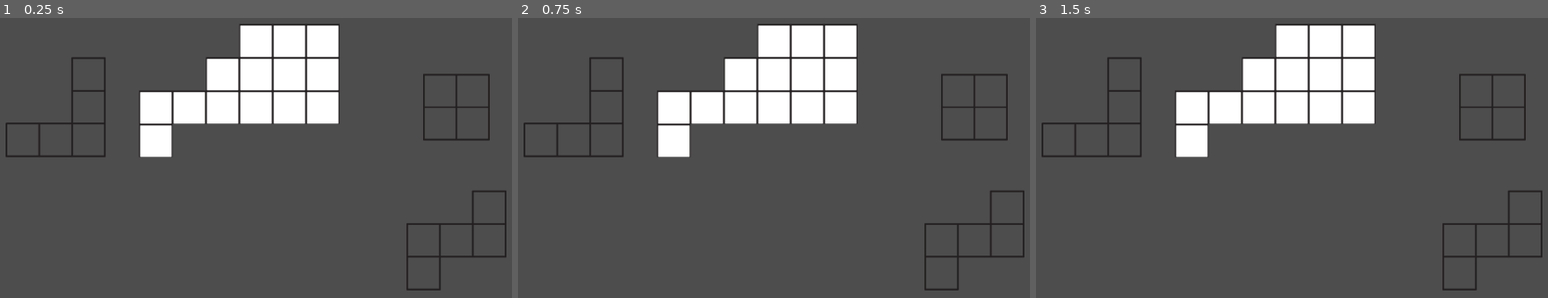
Above: before the commit, frames 1-3 (left to right).
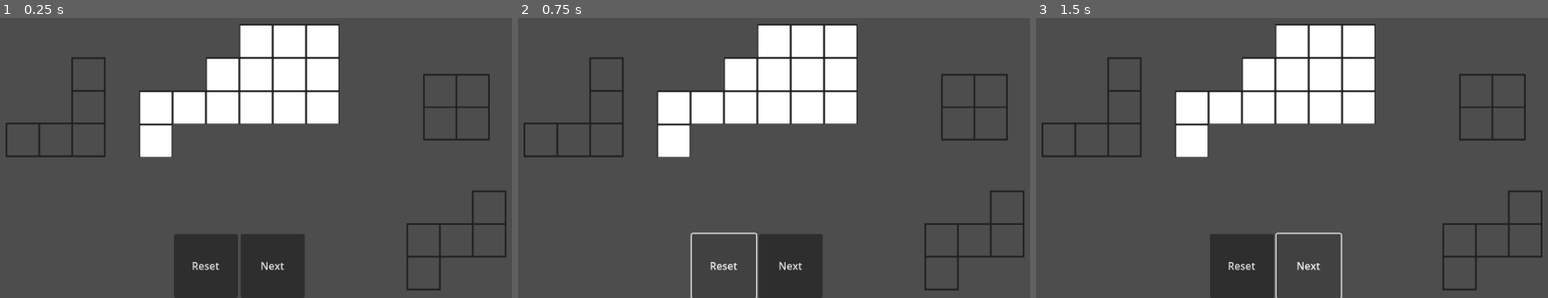
Above: after the commit, the same moments.

Repository: Saplings-Projects/Birthday-2024
Game: Godot game, scene res://MainScenes/main_level.tscn
Same seed, same stepped clock (60 frames per second), same inputs: the game is played once before the commit and once after it.
Inputs (mouse positions are in pixels of both pictures, inside the frame that each line leads up to):
- Up to frame 1 (0.25 s): no input
- Up to frame 2 (0.75 s): click (722, 267) at 0.5 s, where only the run after the commit has a clickable "Reset"
- Up to frame 3 (1.5 s): click (1307, 267) at 1.25 s, where only the run after the commit has a clickable "Next"

The runs differ from the first frame. In frame 1, 5.6% of the frame differs, in the area x 33-60%, y 77-100%; in frame 2, 3.1%; in frame 3, 3.1%.

Commit message:
- Added initial `PuzzleUiState` - Added initial `PuzzleUiPlayState` - Added initial `PuzzleUiWinState` - Added initial `PuzzleUiManager`

Diff:
--- a/Birthday-2024-Project/MainScenes/main_level.tscn
+++ b/Birthday-2024-Project/MainScenes/main_level.tscn
@@ -7,6 +7,7 @@
 [ext_resource type="Script" path="res://Scripts/Game/States/GameEmptyState.gd" id="5_wmt6j"]
 [ext_resource type="Script" path="res://Scripts/Game/States/GamePlayState.gd" id="6_jk8at"]
 [ext_resource type="Script" path="res://Scripts/Game/States/GameWinState.gd" id="7_bviq6"]
+[ext_resource type="PackedScene" uid="uid://cosap7ka4jc6c" path="res://ScenePrefabs/PuzzleUiManager.tscn" id="8_40gag"]
 
 [sub_resource type="TileSetAtlasSource" id="TileSetAtlasSource_5322b"]
 texture = ExtResource("4_fhdur")
@@ -62,3 +63,5 @@
 
 [node name="Camera2D" type="Camera2D" parent="."]
 zoom = Vector2(0.65, 0.65)
+
+[node name="PuzzleUiManager" parent="." instance=ExtResource("8_40gag")]
--- /dev/null
+++ b/Birthday-2024-Project/ScenePrefabs/PuzzleUiManager.tscn
@@ -0,0 +1,63 @@
+[gd_scene load_steps=5 format=3 uid="uid://cosap7ka4jc6c"]
+
+[ext_resource type="Script" path="res://Scripts/UI/Puzzle/PuzzleUiManager.gd" id="1_e57yp"]
+[ext_resource type="Script" path="res://Scripts/UI/Puzzle/PuzzleMainScreen.gd" id="2_fxt11"]
+[ext_resource type="Script" path="res://Scripts/UI/Puzzle/States/PuzzleUiPlayState.gd" id="3_aj75g"]
+[ext_resource type="Script" path="res://Scripts/UI/Puzzle/States/PuzzleUiWinState.gd" id="4_4ulfu"]
+
+[node name="PuzzleUiManager" type="CanvasLayer"]
+script = ExtResource("1_e57yp")
+
+[node name="MainScreen" type="Control" parent="."]
+layout_mode = 3
+anchors_preset = 15
+anchor_right = 1.0
+anchor_bottom = 1.0
+grow_horizontal = 2
+grow_vertical = 2
+script = ExtResource("2_fxt11")
+
+[node name="MarginContainer" type="MarginContainer" parent="MainScreen"]
+layout_mode = 1
+anchors_preset = 15
+anchor_right = 1.0
+anchor_bottom = 1.0
+grow_horizontal = 2
+grow_vertical = 2
+
+[node name="HBoxContainer" type="HBoxContainer" parent="MainScreen/MarginContainer"]
+layout_mode = 2
+size_flags_vertical = 8
+alignment = 1
+
+[node name="Reset Button" type="Button" parent="MainScreen/MarginContainer/HBoxContainer"]
+custom_minimum_size = Vector2(100, 100)
+layout_mode = 2
+size_flags_horizontal = 4
+size_flags_vertical = 4
+text = "Reset"
+
+[node name="Next Button" type="Button" parent="MainScreen/MarginContainer/HBoxContainer"]
+custom_minimum_size = Vector2(100, 100)
+layout_mode = 2
+size_flags_horizontal = 4
+size_flags_vertical = 4
+text = "Next"
+
+[node name="States" type="Control" parent="."]
+layout_mode = 3
+anchors_preset = 0
+offset_right = 40.0
+offset_bottom = 40.0
+
+[node name="PuzzleUiPlayState" type="Control" parent="States"]
+anchors_preset = 0
+offset_right = 40.0
+offset_bottom = 40.0
+script = ExtResource("3_aj75g")
+
+[node name="PuzzleUiWinState" type="Control" parent="States"]
+anchors_preset = 0
+offset_right = 40.0
+offset_bottom = 40.0
+script = ExtResource("4_4ulfu")
--- /dev/null
+++ b/Birthday-2024-Project/Scripts/UI/Puzzle/PuzzleMainScreen.gd
@@ -0,0 +1,6 @@
+class_name PuzzleMainScreen
+extends Control
+
+
+@export var next_button: Button
+@export var reset_button: Button
--- /dev/null
+++ b/Birthday-2024-Project/Scripts/UI/Puzzle/PuzzleUiManager.gd
@@ -0,0 +1,57 @@
+class_name PuzzleUiManager
+extends CanvasLayer
+
+
+@export_group("UI Elements")
+@export var main_screen: PuzzleMainScreen
+
+@export_group("States")
+@export var play_state: PuzzleUiPlayState
+@export var win_state: PuzzleUiWinState
+
+var _current_state: PuzzleUiState
+
+
+func on_puzzle_initialized():
+	pass
+
+
+func on_puzzle_state_changed(state: GameState):
+	match state:
+		GamePlayState:
+			_switch_state(play_state)
+
+		GameWinState:
+			_switch_state(win_state)
+
+		_:
+			printerr("Unhandled puzzle state in puzzle UI Manager", self)
+
+
+func show_main_screen():
+	_disable_all_screens()
+	main_screen.show()
+
+
+func _disable_all_screens():
+	main_screen.hide()
+
+
+func _switch_state(state: PuzzleUiState):
+	var previous_state = _current_state
+	_current_state = state
+
+	if previous_state != null:
+		previous_state.exit_state()
+
+	_current_state.enter_state()
+
+
+#region Node
+
+func _process(delta):
+	if _current_state != null:
+		_current_state.update_state()
+
+
+#endregion Node
--- /dev/null
+++ b/Birthday-2024-Project/Scripts/UI/Puzzle/States/PuzzleUiPlayState.gd
@@ -0,0 +1,19 @@
+class_name PuzzleUiPlayState
+extends PuzzleUiState
+
+
+#region PuzzleUiState
+
+func enter_state():
+	pass
+
+
+func exit_state():
+	pass
+
+
+func update_state():
+	pass
+
+
+#endregion PuzzleUiState
--- /dev/null
+++ b/Birthday-2024-Project/Scripts/UI/Puzzle/States/PuzzleUiState.gd
@@ -0,0 +1,17 @@
+class_name PuzzleUiState
+extends Control
+
+
+var _ui_manager: PuzzleUiManager
+
+
+func enter_state():
+	pass
+
+
+func exit_state():
+	pass
+
+
+func update_state():
+	pass
--- /dev/null
+++ b/Birthday-2024-Project/Scripts/UI/Puzzle/States/PuzzleUiWinState.gd
@@ -0,0 +1,19 @@
+class_name PuzzleUiWinState
+extends PuzzleUiState
+
+
+#region PuzzleUiState
+
+func enter_state():
+	pass
+
+
+func exit_state():
+	pass
+
+
+func update_state():
+	pass
+
+
+#endregion PuzzleUiState
Not shown: 1 places in Birthday-2024-Project/MainScenes/main_level.tscn that only renumber resources
